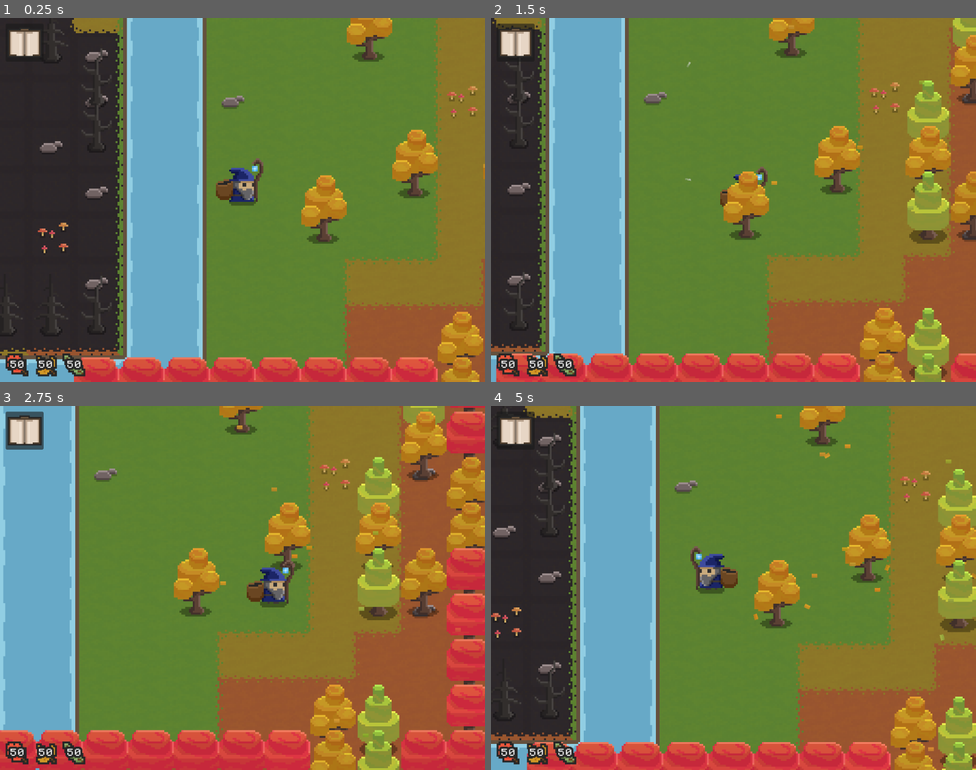
Above: before the commit, frames 1-4 (two rows, left to right).
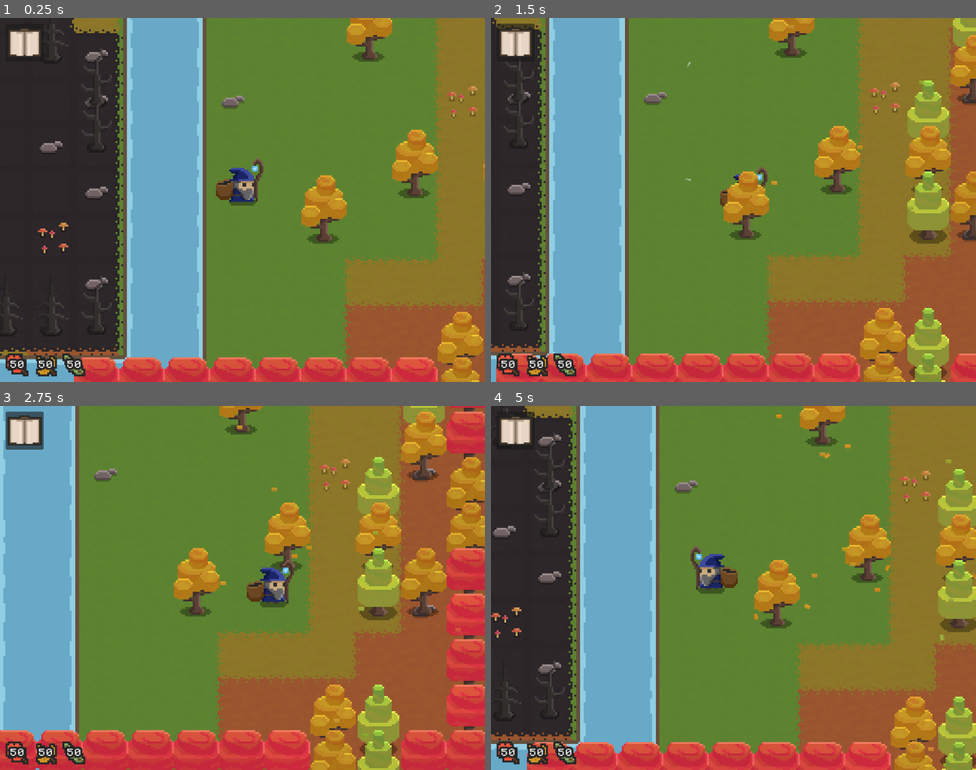
Above: after the commit, the same moments.

Repository: Pro1d/EchoesOfAmber
Game: Godot game, scene res://scenes/world.tscn
Same seed, same stepped clock (60 frames per second), same inputs: the game is played once before the commit and once after it.
Inputs:
- Up to frame 1 (0.25 s): no input
- Up to frame 2 (1.5 s): hold D (move_right) 0.53-1.28 s; tap E (attract_leaves) at 0.6 s; hold S (move_down) from 1.28 s (still down); tap 3 (put_green) at 1.35 s
- Up to frame 3 (2.75 s): release S (move_down) at 2.03 s; hold D (move_right) from 2.03 s (still down); tap 1 (put_red) at 2.1 s
- Up to frame 4 (5 s): release D (move_right) at 2.78 s; hold W (move_up) 2.78-3.53 s; tap 2 (put_yellow) at 2.85 s; hold A (move_left) from 3.53 s (still down); tap E (attract_leaves) at 3.6 s; tap 3 (put_green) at 4.35 s

The runs differ from the first frame. In frame 1, 0.4% of the frame differs, in the area x 5-41%, y 0-96%; in frame 2, 0.3%; in frame 3, 0.3%; in frame 4, 0.4%, in the area x 0-34%, y 0-95%.

Commit message:
Add quest system

Diff:
--- a/scripts/ui/menu.gd
+++ b/scripts/ui/menu.gd
@@ -17,5 +17,5 @@
 	for i in range(0, len(txt), 1):
 		_quest_label.visible_characters = i
 
-		await get_tree().process_frame
-		await get_tree().process_frame
+		for _f in range(3):
+			await get_tree().process_frame
--- a/scripts/world.gd
+++ b/scripts/world.gd
@@ -8,13 +8,18 @@
 @onready var blackbars : BlackBars = %BlackBars
 @onready var camera : Camera2D = %Camera2D
 
+static var SKIP_INTRO := true
+
 var leaves_count := {
 	Leave.LeaveType.RED: 500,
 	Leave.LeaveType.YELLOW: 500,
 	Leave.LeaveType.GREEN: 500
 }
 
-static var SKIP_INTRO := true
+enum Quests {
+	Q1_GET_LEAVES,
+	Q2_CLEAR_AREA_1
+}
 
 func _ready() -> void:
 	player.on_leave_in_backpack.connect(_on_leave_in_backpack)
@@ -28,14 +33,17 @@
 
 func _resume_game() -> void:
 	player.lock_player = false
-	menu.hide()
-	hud.show()
+	_set_menu_visible(false)
 
 func _pause_game() -> void:
 	player.lock_player = true
-	menu.show()
-	hud.hide()
-	Config.sfx.play_page_turn_fx()
+	_set_menu_visible(true)
+
+func _set_menu_visible(v: bool) -> void:
+	menu.visible = v
+	hud.visible = not v
+	if v:
+		Config.sfx.play_page_turn_fx()
 
 func _on_player_try_spawn_leaves(leave_type: Leave.LeaveType, pileable_tile: PileableTile) -> void:
 	var cost := 10
@@ -52,6 +60,7 @@
 func _on_leave_in_backpack(leave_type: Leave.LeaveType) -> void:
 	leaves_count[leave_type] += 1
 	_update_leaves_hud(true)
+	_update_leaves_quest()
 
 func _update_leaves_hud(animate: bool) -> void:
 	hud.update_leave_count([
@@ -60,27 +69,33 @@
 		leaves_count[Leave.LeaveType.GREEN]], animate)
 
 # ================================================================================================
-# Cinematic stuff starts here
+# Cinematic / QUEST stuff starts here
 # ================================================================================================
 
-func _on_area_cleared(area: AreaManager.AreaData) -> void:
-	print("Cleared area: " + str(area.area_id))
-	player.lock_player = true
-	await blackbars.set_enabled(true)
-	# Let the transitions happen in the world
-	await get_tree().create_timer(5).timeout
-	await blackbars.set_enabled(false)
-	player.lock_player = false
+var current_quests : Array[Quests] = [Quests.Q1_GET_LEAVES]
+var q1_leaves_count := 0
+var q1_target_leaves := 20
 
-var _first_quest_text : String = """[color=black]
+var _q1_text : String = """[color=black]
 Hum it seems my beautiful automnal forest is dying.
 
 I should get some leaves to bring back its colors.
 
-I should head to the east (=>).
-
 [color="red"]E: Harvest Leaves[/color]
 [/color]"""
+
+var _q2_text : String = """[color=black]
+Mmm, I think I have enough leaves to work my magic.
+
+I should head North and use my leaves to expand the beauty
+of automn.
+
+[color="#CC293C"]J: Spread RED leaves[/color]
+[color="#D19827"]K: Spread ORANGE leaves[/color]
+[color="#8A9335"]L: Spread GREEN leaves[/color]
+
+[/color]
+"""
 
 # Starts the game introduction
 func _start_introduction() -> void:
@@ -110,4 +125,41 @@
 	await blackbars.set_enabled(false)
 
 	_pause_game()
-	await menu.display_current_quest_text(_first_quest_text)
+	await menu.display_current_quest_text(_q1_text)
+
+# Called when the first quest is finished
+func _on_q1_leaves_quest_finished() -> void:
+	current_quests.remove_at(current_quests.find(Quests.Q1_GET_LEAVES))
+
+	# Show black bars
+	player.lock_player = true
+	await blackbars.set_enabled(true)
+	Config.sfx.play_area_cleared()
+	await get_tree().create_timer(1).timeout
+	await blackbars.set_enabled(false)
+
+	# Add the new quest
+	current_quests.append(Quests.Q2_CLEAR_AREA_1)
+	_set_menu_visible(true)
+	await menu.display_current_quest_text(_q2_text)
+
+
+func _update_leaves_quest() -> void:
+	if Quests.Q1_GET_LEAVES not in current_quests:
+		return
+
+	var all_leaves := 0
+	for c: int in leaves_count.values():
+		all_leaves += c
+
+	if all_leaves >= q1_leaves_count:
+		_on_q1_leaves_quest_finished()
+
+func _on_area_cleared(area: AreaManager.AreaData) -> void:
+	print("Cleared area: " + str(area.area_id))
+	player.lock_player = true
+	await blackbars.set_enabled(true)
+	# Let the transitions happen in the world
+	await get_tree().create_timer(5).timeout
+	await blackbars.set_enabled(false)
+	player.lock_player = false
